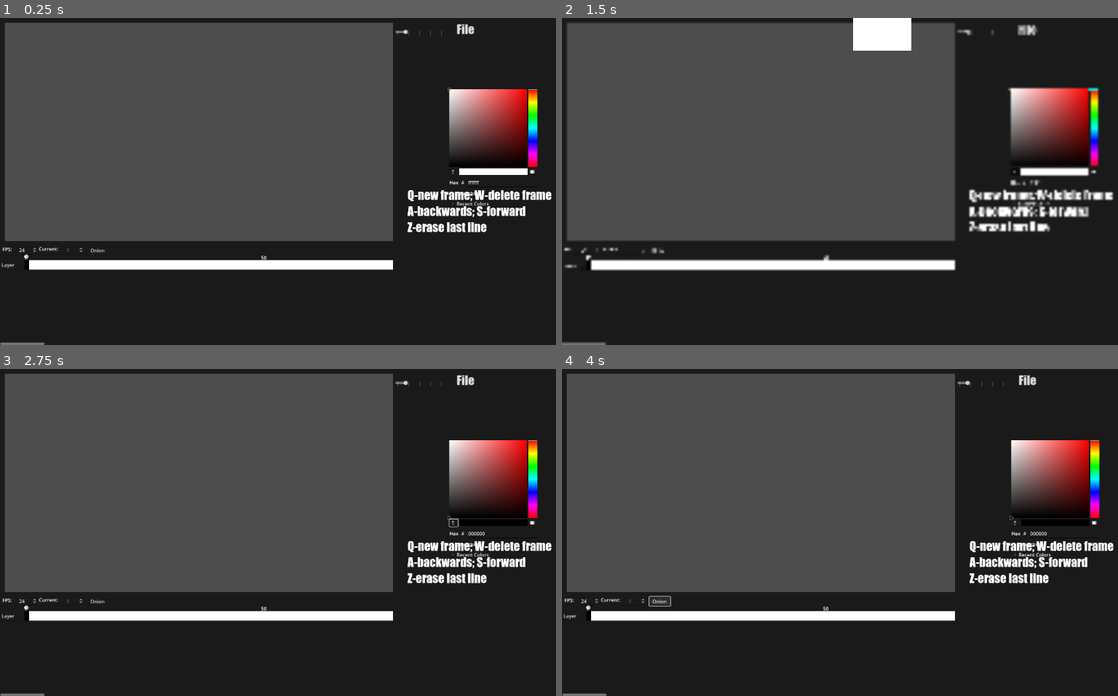
Above: before the commit, frames 1-4 (two rows, left to right).
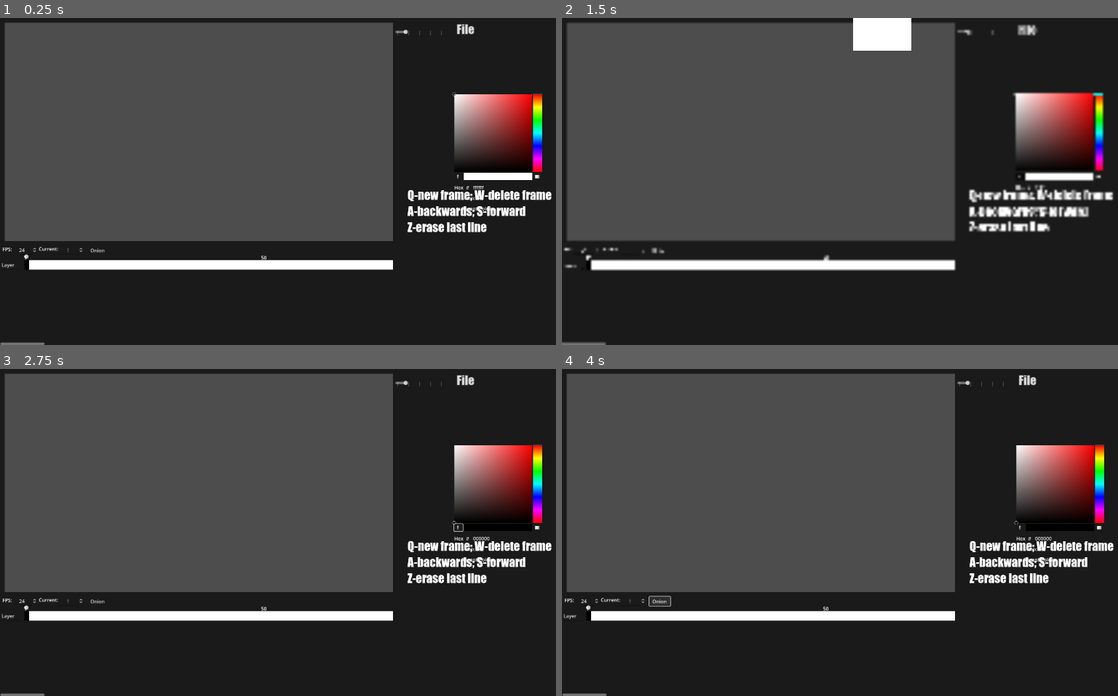
Above: after the commit, the same moments.

Repository: Drawsi/Anim
Game: Godot game, scene res://Node2D.tscn
Same seed, same stepped clock (60 frames per second), same inputs: the game is played once before the commit and once after it.
Inputs (mouse positions are in pixels of both pictures, inside the frame that each line leads up to; where the layout moved, square brackets give the same spot in the first picture):
- Up to frame 1 (0.25 s): no input
- Up to frame 2 (1.5 s): click "File" at 0.5 s; click (1017, 178) [1017, 171] at 1.25 s
- Up to frame 3 (2.75 s): click "Swatches" at 2 s
- Up to frame 4 (4 s): click "Recent Colors" at 2.75 s; click "Onion" at 3.5 s

The runs differ from the first frame. In frame 1, 1.9% of the frame differs, in the area x 80-98%, y 21-59%; in frame 2, 2.3%, in the area x 80-98%, y 21-60%; in frame 3, 1.8%; in frame 4, 1.8%.

Commit message:
Version_1.3.5
Now the frame nodes are in order no matter the way they are added.

Diff:
--- a/Node2D.tscn
+++ b/Node2D.tscn
@@ -55,10 +55,10 @@
 anchor_top = 0.5
 anchor_right = 1.0
 anchor_bottom = 0.5
-offset_left = -344.0
-offset_top = -308.0
-offset_right = -144.0
-offset_bottom = 236.0
+offset_left = -312.0
+offset_top = -292.0
+offset_right = -128.0
+offset_bottom = 252.0
 grow_horizontal = 0
 grow_vertical = 2
 color_modes_visible = false
--- a/Scripts/Animation.gd
+++ b/Scripts/Animation.gd
@@ -14,7 +14,11 @@
 var verify
 var le_onion = false
 
+func _ready():
+	_sort_frames()
+
 func _process(_delta):
+	_onion()
 	#Initializing variables and values needed
 	$TimelineSettings/Current_Fps/SpinBox.value = Global.current_frame
 	Global.set_fps = $TimelineSettings/Fps_Counter/Run_FPS.value
@@ -34,49 +38,30 @@
 		find.queue_free()
 
 func _sort_frames():
-	var all = subview.get_children()
-	#var found
-	#for this in subview.get_children():
-	#	var current = int(str(this.name))
-	#	if int(str(this.name))>subview.get_child_count():
-	#		while !found and current>0:
-	#			found = get_node_or_null(str(current))
-	#			current = current-1
-	#		subview.move_child(this,subview.get_child_count()-current)
-	#	else:
-	#		subview.move_child(this,int(str(this.name)))
-	for i in range(all.size()-1, -1, -1):
-		for j in range(1,i+1,1):
-			if all[j-1].name > all[j].name:
-				var aux = all[j-1]
-				#all[j-1] = all[j]
-				#all[j] = aux
-				move_child(all[j-1],all[j].get_index())
-				move_child(all[j],aux.get_index())
-	#for child in all:
-	#	subview.add_child(child)
-	print(all)
-	#subview.print_tree_pretty()
+	#Code provided by Joel Gomes da Silva
+	"""https://godotengine.org/qa/150583/how-can-i-sort-the-children-of-a-node?state=comment-150588&show=150588#c150588"""
+	var sorted_nodes := subview.get_children()
+	sorted_nodes.sort_custom(func(a: Node, b: Node): return a.name.naturalnocasecmp_to(b.name) < 0)
+
+	for node in subview.get_children():
+		subview.remove_child(node)
+	for node in sorted_nodes:
+		subview.add_child(node)
+	subview.print_tree_pretty()
 
 func _onion():
 	#	Onion-Skin
-	if subview.get_child_count()>1 and verify:
-		#all = bubble_sort(subview.get_children())
-		var _found = null
-		var _n = 2
-		subview.get_children()
-		subview.get_children().clear()
-		#subview.get_children().append_array(bubble_sort(subview.get_children()))
-		#print(subview.get_children())
-		#while !found:
-		#	#if all[Global.current_frame-n]!=get_node_or_null():
-		#	if get_node_or_null(str(Global.current_frame-n)):
-		#		found = all[Global.current_frame-n]
-		#		n = 2
-		#	else:
-		#		n = n+1
-		#found.visible = true
-		#found.set_modulate(Color('626fff'))#ffffff
+	if verify:
+		var prev
+		if Global.current_frame>subview.get_child_count():
+			prev = subview.get_child(Global.current_frame-2)
+			prev.visible = true
+			prev.set_modulate(Color('626fff'))#ffffff
+		else :
+			prev = subview.get_child(subview.get_child_count()-1)
+			prev.visible = true
+			prev.set_modulate(Color('626fff'))#ffffff
+
 
 func _inviz():
 	for i in subview.get_children():
--- a/Scripts/TLayer.gd
+++ b/Scripts/TLayer.gd
@@ -4,8 +4,6 @@
 @export var self_name = "Layer"
 var empty = load("res://Frame_Icons/empty.png")
 var new = load("res://Frame_Icons/new.png")
-var neww = load("res://Frame_Icons/neww.png")
-var nnew = load("res://Frame_Icons/nnew.png")
 var reuse = load("res://Frame_Icons/reuse.png")
 
 func _ready():
@@ -13,6 +11,6 @@
 
 func _input(_event):
 	if Input.is_action_just_pressed("new_frame"):
-		$Spread.get_child(Global.current_frame-1).set_texture_normal(nnew)
+		$Spread.get_child(Global.current_frame-1).set_texture_normal(new)
 	if Input.is_action_just_pressed("delete_frame"):
 		$Spread.get_child(Global.current_frame-1).set_texture_normal(empty)
Binary file removed: Frame_Icons/neww.png
Not shown, removed: Frame_Icons/neww.png.import
Binary file removed: Frame_Icons/nnew.png
Not shown, removed: Frame_Icons/nnew.png.import
